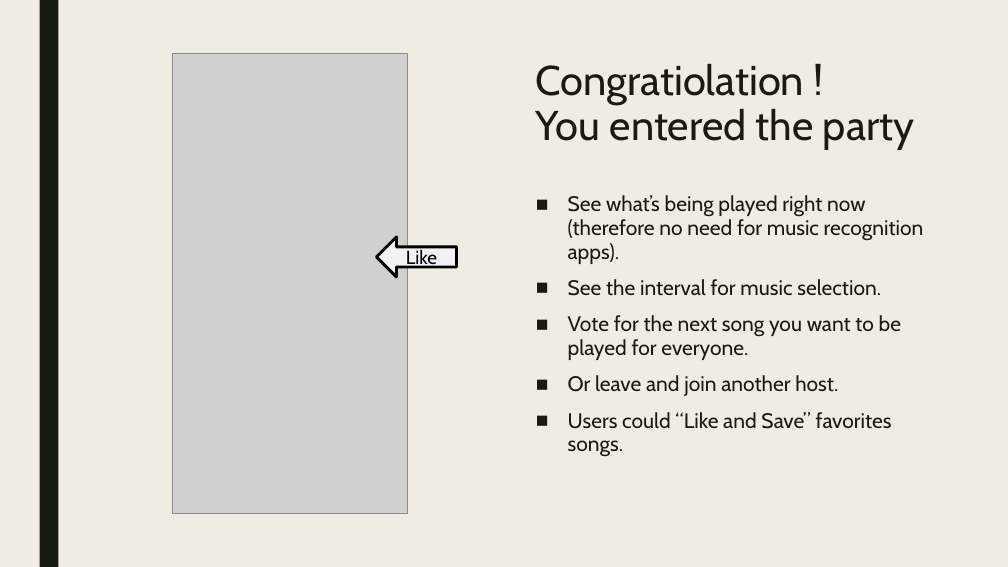
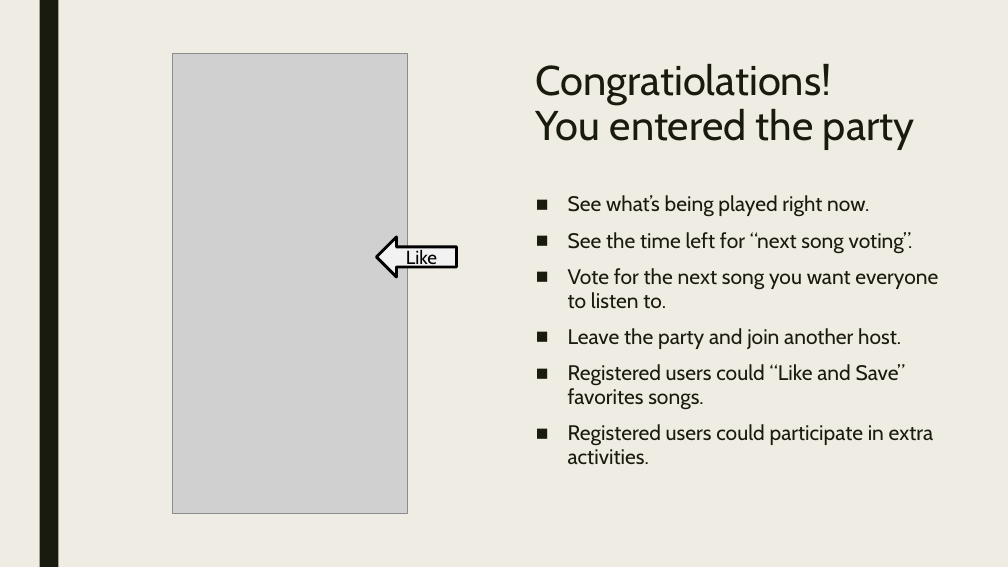
Before and after one commit to itamar659/Final-Project, a slide deck: slide 14 of App - Sadna.pptx. Drawn at 1008x567 pixels with LibreOffice and Linux fonts; fonts in the diff are those of the drawing; grey boxes stand for pictures. Boxes give left, top, right and bottom in pixels: in the first picture for what was removed or moved away, otherwise in the second. Text is boxed around its words. In the diff, an @@ line names an element or a change of style, - is before the commit and + after.

Commit message:
update presentation

```diff
--- a/App - Sadna.pptx
+++ b/App - Sadna.pptx
@@ title at [536,64,914,150]: text changed @@
-Congratiolation !
-You entered the party
+Congratiolations!
+You entered the party
@@ text at [568,195,938,465]: text changed @@
-■ See what’s being played right now (therefore no need for music recognition apps).
-■ See the interval for music selection.
-■ Vote for the next song you want to be played for everyone.
-■ Or leave and join another host.
-■ Users could “Like and Save” favorites songs.
+■ See what’s being played right now.
+■ See the time left for “next song voting”.
+■ Vote for the next song you want everyone to listen to.
+■ Leave the party and join another host.
+■ Registered users could “Like and Save” favorites songs.
+■ Registered users could participate in extra activities.
```
Also in this commit, not shown: 11 other slides changed, 5 slides added, 1 slide removed, 1 other file.
